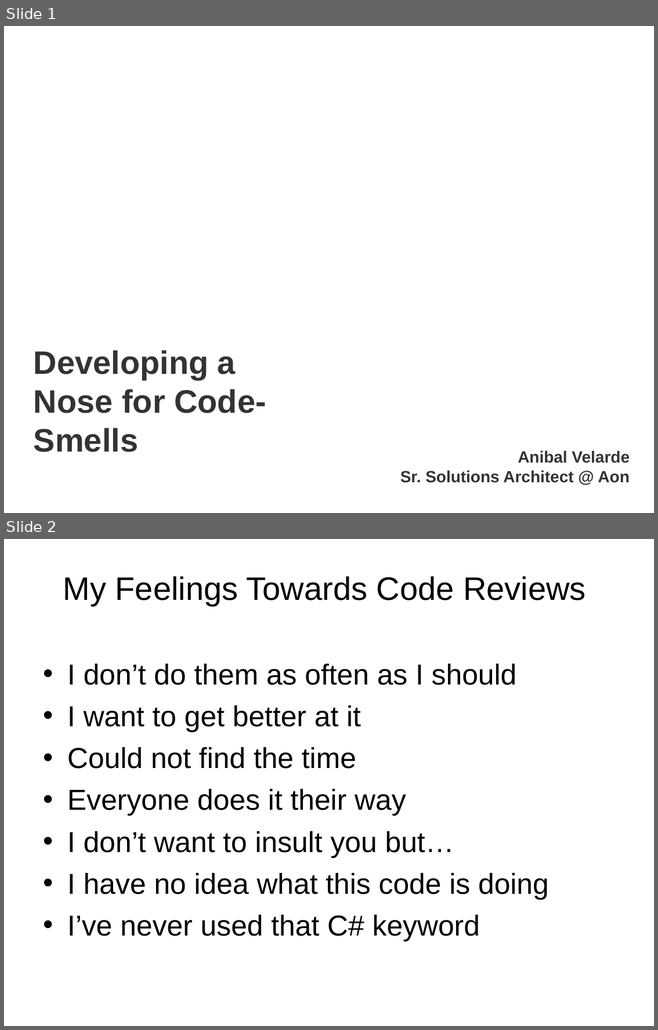
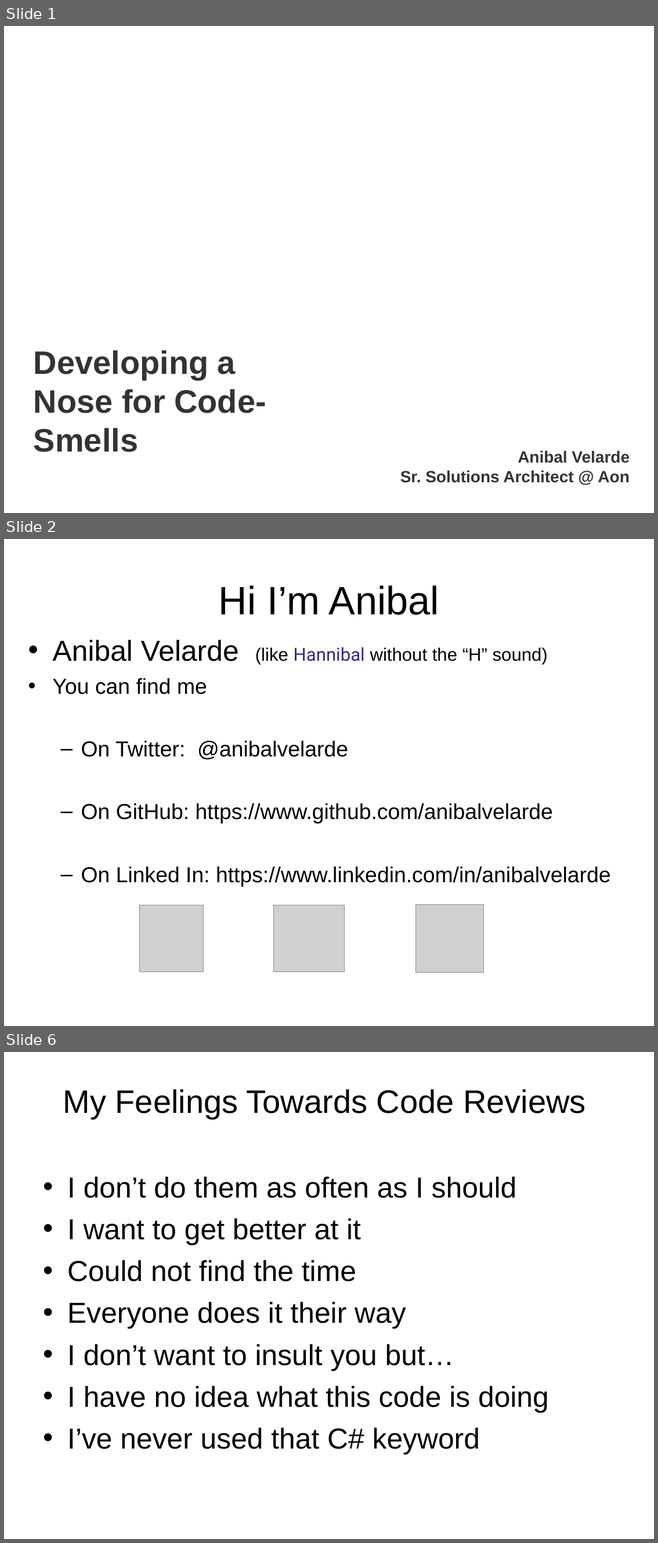
Before and after one commit to anibalvelarde/CodeSmells, a slide deck: DevelopingANoseForCodeSmells.ppt. Shown one above the other, each under a label of ours: slides 1 and 2 before the commit, slides 1, 2 and 6 after it; the slides between them are not shown. The pictures are 658x1030 and 658x1543 pixels, drawn with LibreOffice and Linux fonts; fonts in the diff are those of the drawing; grey boxes stand for pictures; background and template pictures are left out. Boxes give left, top, right and bottom in pixels: in the first picture for what was removed or moved away, otherwise in the second. Text is boxed around its words. In the diff, an @@ line names an element or a change of style, - is before the commit and + after.

```diff
--- a/DevelopingANoseForCodeSmells.ppt
+++ b/DevelopingANoseForCodeSmells.ppt
@@ slide 2 added at [4,539,654,1026], background picture (left out) @@
@@ title added at [219,585,439,615], 44 pt, text #000000 @@
+Hi I’m Anibal
@@ text added at [53,640,611,886], 24 pt, text #000000 @@
+• Anibal Velarde (like Hannibal without the “H” sound)
+• You can find me
+  – On Twitter: @anibalvelarde
+  – On GitHub: https://www.github.com/anibalvelarde
+  – On Linked In: https://www.linkedin.com/in/anibalvelarde
@@ picture added at [140,906,204,972] @@
@@ picture added at [274,906,344,972] @@
@@ picture added at [416,905,484,972] @@
@@ what was slide 2 is now slide 6 @@
```
Also in this commit, not shown: 4 slides changed, 14 other slides added, 7 other files.
